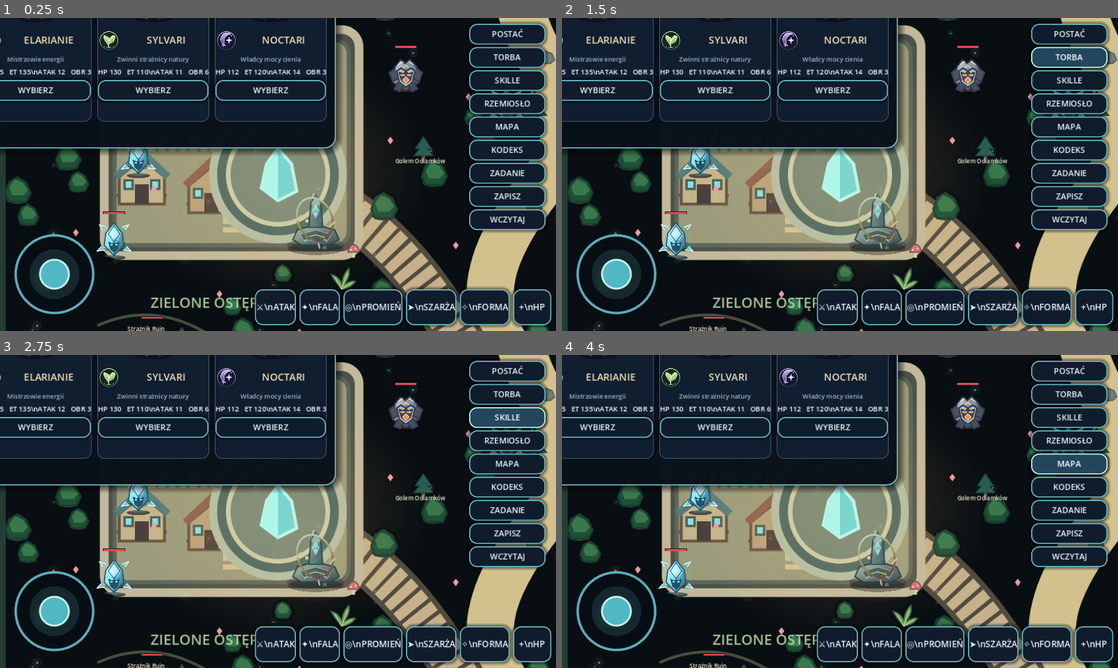
Above: before the commit, frames 1-4 (two rows, left to right).
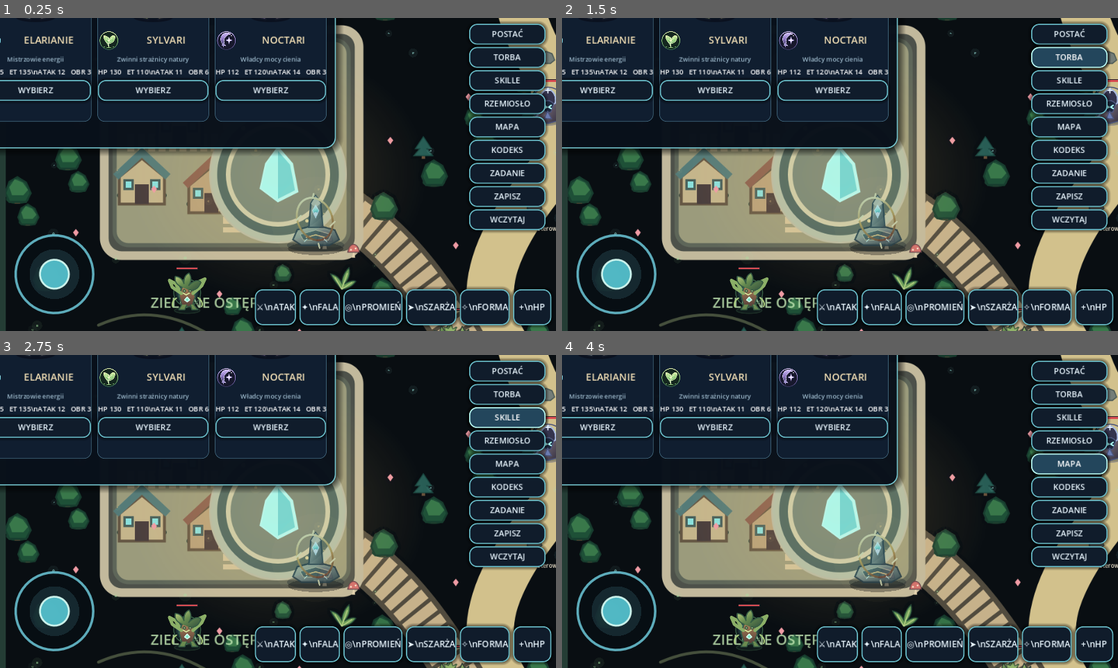
Above: after the commit, the same moments.

Repository: Kulpiak/Aetherion
Game: Godot game, scene res://scenes/main.tscn
Same seed, same stepped clock (60 frames per second), same inputs: the game is played once before the commit and once after it.
Inputs:
- Up to frame 1 (0.25 s): no input
- Up to frame 2 (1.5 s): click "POSTAĆ" at 0.5 s; click "TORBA" at 1.25 s
- Up to frame 3 (2.75 s): click "SKILLE" at 2 s
- Up to frame 4 (4 s): click "RZEMIOSŁO" at 2.75 s; click "MAPA" at 3.5 s

The runs differ from the first frame. In frame 1, 2.4% of the frame differs, in the area x 17-100%, y 8-100%; in frame 2, 2.4%; in frame 3, 2.4%; in frame 4, 2.4%.

Commit message:
Add regional creature encounters and original sprites

Diff:
--- a/scripts/game.gd
+++ b/scripts/game.gd
@@ -43,6 +43,7 @@
 const ETERIUM_GLYPH_ATLAS: Texture2D = preload("res://assets/aetherion_eterium_glyphs.svg")
 const WORLD_TEXTURE: Texture2D = preload("res://assets/aetherion_world.svg")
 const REGION_LANDMARK_ATLAS: Texture2D = preload("res://assets/aetherion_region_landmarks.svg")
+const REGION_CREATURE_ATLAS: Texture2D = preload("res://assets/aetherion_region_creatures.svg")
 const WORLD_SIZE := Vector2(1920, 1440)
 const START_POS := Vector2(480, 380)
 const RUINS_POS := Vector2(1600, 720)
@@ -53,9 +54,38 @@
  "Sylvari":{"hp":130,"ep":110,"atk":11,"def":6},
  "Noctari":{"hp":112,"ep":120,"atk":14,"def":3}
 }
-const ENEMY_NAMES := ["Dzik Eterowy","Strażnik Ruin","Pęknięty Łowca","Golem Odłamków"]
-const ENEMY_COLORS := [Color("#a96b48"),Color("#8c9b9e"),Color("#684f87"),Color("#777b83")]
 const REGION_NAMES := ["Kamienny Krąg","Zielone Ostępy","Korona Gór","Krypta Kryształów","Złote Pustkowia","Wschodnie Ruiny","Popielne Ziemie","Szlak Eterium"]
+const REGION_ENCOUNTERS := [
+ {"name":"Kamienny Krąg","bounds":Rect2(180.0,130.0,440.0,390.0),"creatures":[]},
+ {"name":"Zielone Ostępy","bounds":Rect2(0.0,510.0,880.0,450.0),"creatures":[
+  {"name":"Mchowy Kieł","type":0,"hp":46.0,"damage":8.0,"speed":54.0,"xp":22,"gold":6},
+  {"name":"Pnączowy Strażnik","type":1,"hp":70.0,"damage":10.0,"speed":38.0,"xp":28,"gold":8}
+ ]},
+ {"name":"Korona Gór","bounds":Rect2(1270.0,0.0,650.0,520.0),"creatures":[
+  {"name":"Szronowy Raptor","type":2,"hp":82.0,"damage":13.0,"speed":72.0,"xp":34,"gold":10},
+  {"name":"Burzowy Odłamek","type":3,"hp":94.0,"damage":15.0,"speed":42.0,"xp":40,"gold":12}
+ ]},
+ {"name":"Krypta Kryształów","bounds":Rect2(880.0,90.0,390.0,500.0),"creatures":[
+  {"name":"Kryształowy Pająk","type":4,"hp":78.0,"damage":14.0,"speed":62.0,"xp":38,"gold":11},
+  {"name":"Eterowy Skryba","type":5,"hp":88.0,"damage":16.0,"speed":48.0,"xp":44,"gold":13}
+ ]},
+ {"name":"Złote Pustkowia","bounds":Rect2(0.0,960.0,850.0,480.0),"creatures":[
+  {"name":"Piaskowy Szperacz","type":6,"hp":90.0,"damage":15.0,"speed":66.0,"xp":42,"gold":13},
+  {"name":"Strażnik Wydm","type":7,"hp":112.0,"damage":18.0,"speed":40.0,"xp":50,"gold":16}
+ ]},
+ {"name":"Wschodnie Ruiny","bounds":Rect2(1260.0,520.0,660.0,360.0),"creatures":[
+  {"name":"Pęknięty Legionista","type":8,"hp":104.0,"damage":17.0,"speed":48.0,"xp":48,"gold":15},
+  {"name":"Runiczny Tropiciel","type":9,"hp":98.0,"damage":19.0,"speed":64.0,"xp":54,"gold":17}
+ ]},
+ {"name":"Popielne Ziemie","bounds":Rect2(1280.0,880.0,640.0,560.0),"creatures":[
+  {"name":"Popielny Łupieżca","type":10,"hp":126.0,"damage":20.0,"speed":61.0,"xp":58,"gold":18},
+  {"name":"Żarowy Golem","type":11,"hp":158.0,"damage":23.0,"speed":36.0,"xp":68,"gold":22}
+ ]},
+ {"name":"Szlak Eterium","bounds":Rect2(850.0,600.0,410.0,840.0),"creatures":[
+  {"name":"Eterowy Widmowiec","type":12,"hp":142.0,"damage":22.0,"speed":70.0,"xp":66,"gold":21},
+  {"name":"Strażnik Szczeliny","type":13,"hp":180.0,"damage":26.0,"speed":42.0,"xp":80,"gold":26}
+ ]}
+]
 var race := "Varkari"
 var player_pos := START_POS
 var player_facing := Vector2.DOWN
@@ -141,9 +171,46 @@
  camera.make_current()
 
 func _spawn_enemies() -> void:
+ enemies.clear()
  for i in range(18):
-  var enemy_hp := 42.0 + float(i % 4) * 13.0
-  enemies.append({"name":ENEMY_NAMES[i%4],"pos":Vector2(rng.randf_range(90,1830),rng.randf_range(90,1350)),"hp":enemy_hp,"max_hp":enemy_hp,"damage":7.0+float(i%4)*2.0,"speed":42.0+float(i%4)*8.0,"alive":true,"type":i%4,"timer":0.0,"respawn":0.0,"attack_anim":0.0,"windup":0.0,"windup_total":0.52,"hit_flash":0.0,"walk_phase":0.0,"facing":Vector2.DOWN})
+  var region_index := 1 + (i % (REGION_ENCOUNTERS.size()-1))
+  var region_data: Dictionary = REGION_ENCOUNTERS[region_index]
+  var creatures: Array = region_data["creatures"]
+  if creatures.is_empty():
+   continue
+  var creature_index := int(i / (REGION_ENCOUNTERS.size()-1)) % creatures.size()
+  var creature: Dictionary = creatures[creature_index]
+  var bounds: Rect2 = region_data["bounds"]
+  var enemy_hp := float(creature["hp"])
+  enemies.append({
+   "name":str(creature["name"]),
+   "pos":_random_point_in_bounds(bounds),
+   "hp":enemy_hp,
+   "max_hp":enemy_hp,
+   "damage":float(creature["damage"]),
+   "speed":float(creature["speed"]),
+   "alive":true,
+   "type":int(creature["type"]),
+   "region":str(region_data["name"]),
+   "spawn_bounds":bounds,
+   "xp_reward":int(creature["xp"]),
+   "gold_reward":int(creature["gold"]),
+   "timer":0.0,
+   "respawn":0.0,
+   "attack_anim":0.0,
+   "windup":0.0,
+   "windup_total":0.52,
+   "hit_flash":0.0,
+   "walk_phase":0.0,
+   "facing":Vector2.DOWN
+  })
+
+func _random_point_in_bounds(bounds: Rect2, margin: float = 48.0) -> Vector2:
+ var safe_margin := minf(margin,minf(bounds.size.x,bounds.size.y)*0.25)
+ return Vector2(
+  rng.randf_range(bounds.position.x+safe_margin,bounds.position.x+bounds.size.x-safe_margin),
+  rng.randf_range(bounds.position.y+safe_margin,bounds.position.y+bounds.size.y-safe_margin)
+ )
 
 func _build_ui() -> void:
  ui = CanvasLayer.new()
@@ -435,7 +502,8 @@
    if enemy["respawn"] >= 18.0:
     enemy["alive"] = true
     enemy["hp"] = enemy["max_hp"]
-    enemy["pos"] = Vector2(rng.randf_range(90,1830),rng.randf_range(90,1350))
+    var spawn_bounds: Rect2 = enemy.get("spawn_bounds",Rect2(90.0,90.0,1740.0,1260.0))
+    enemy["pos"] = _random_point_in_bounds(spawn_bounds)
     enemy["timer"] = 0.0
     enemy["windup"] = 0.0
     enemy["windup_total"] = 0.52
@@ -561,20 +629,11 @@
   draw_circle(position,size,Color(tint.r,tint.g,tint.b,pulse*0.72))
 
 func _region_for_position(position: Vector2) -> String:
- if Rect2(180.0,130.0,440.0,390.0).has_point(position):
-  return "Kamienny Krąg"
- if Rect2(0.0,510.0,880.0,450.0).has_point(position):
-  return "Zielone Ostępy"
- if Rect2(1270.0,0.0,650.0,520.0).has_point(position):
-  return "Korona Gór"
- if Rect2(880.0,90.0,390.0,500.0).has_point(position):
-  return "Krypta Kryształów"
- if Rect2(0.0,960.0,850.0,480.0).has_point(position):
-  return "Złote Pustkowia"
- if Rect2(1260.0,520.0,660.0,360.0).has_point(position):
-  return "Wschodnie Ruiny"
- if Rect2(1280.0,880.0,640.0,560.0).has_point(position):
-  return "Popielne Ziemie"
+ for index in range(REGION_ENCOUNTERS.size()-1):
+  var region_data: Dictionary = REGION_ENCOUNTERS[index]
+  var bounds: Rect2 = region_data["bounds"]
+  if bounds.has_point(position):
+   return str(region_data["name"])
  return "Szlak Eterium"
 
 func _update_region(award_discovery: bool = true) -> void:
@@ -752,8 +811,10 @@
  var enemy := enemies[index]
  enemy["alive"] = false
  enemies[index] = enemy
- _grant_xp(20)
- gold += 5
+ var xp_reward := int(enemy.get("xp_reward",20))
+ var gold_reward := int(enemy.get("gold_reward",5))
+ _grant_xp(xp_reward)
+ gold += gold_reward
  kills += 1
  if rng.randf() < 0.35:
   loot_drops.append({"item":"Skóra bestii","pos":enemy["pos"]+Vector2(rng.randf_range(-16,16),rng.randf_range(-16,16)),"life":60.0})
@@ -766,7 +827,7 @@
   _grant_xp(300)
   _say("STRAŻNIK RDZENIA POKONANY! +250 złota, +300 XP.")
  else:
-  _say("Pokonano %s! +20 XP, +5 złota." % enemy["name"])
+  _say("Pokonano %s! +%d XP, +%d złota." % [enemy["name"],xp_reward,gold_reward])
  if quest == 5 and bool(enemy.get("is_boss",false)):
   quest = 6
  if quest == 1 and kills >= 5:
@@ -918,7 +979,7 @@
    discovered_text += ("✓ " if discovered_regions.has(region_name) else "· ") + region_name + "   "
   body.text = "%s\\nAktualny region: %s\\nOdkryte regiony: %d/%d\\n%s\\nPozycja: %d, %d" % [objective_text,current_region,discovered_regions.size(),REGION_NAMES.size(),discovered_text,int(player_pos.x),int(player_pos.y)]
  elif panel_name == "Kodeks":
-  body.text = "AETHERION — KRONIKI ETERIUM\\n\\nPIĘĆ RODÓW\\ …(178 unchanged characters)… i — badacze mocy ukrytej w cieniu.\\n\\nKRAINA\\nKamienny Krąg jest bezpiecznym schronieniem wędrowców. Zielone Ostępy skrywają pradawne ścieżki, Korona Gór strzeże źródeł Eterium, a Kryształowa Krypta pulsuje nieznaną energią. Złote Pustkowia i Popielne Ziemie kryją ślady dawnych katastrof. Wschodnie Ruiny pozostają zamknięte dla tych, którzy nie poznali ich sekretu.\\n\\nETERIUM\\nEterium jest pierwotną  …(142 unchanged characters)…
+  body.text = "AETHERION — KRONIKI ETERIUM\\n\\nPIĘĆ RODÓW\\ …(178 unchanged characters)… i — badacze mocy ukrytej w cieniu.\\n\\nFAUNA REGIONÓW\\nZielone Ostępy: Mchowy Kieł, Pnączowy Strażnik.\\nKorona Gór: Szronowy Raptor, Burzowy Odłamek.\\nKrypta Kryształów: Kryształowy Pająk, Eterowy Skryba.\\nZłote Pustkowia: Piaskowy Szperacz, Strażnik Wydm.\\nWschodnie Ruiny: Pęknięty Legionista, Runiczny Tropiciel.\\nPopielne Ziemie: Popielny Łupieżca, Żarowy Golem.\\nSzlak Eterium: Eterowy Widmowiec, Strażnik Szczeliny.\\n\\nETERIUM\\nEterium jest pierwotną  …(142 unchanged characters)…
  else:
   body.text = "Technika Eterium: koszt 20, fala obszarowa, cooldown 4 s.\\nPromień Eterium: koszt 28, zasięg 285, potrójne obrażenia, cooldown 6 s.\\nSzarża: koszt 16, zasięg 310, cooldown 5 s.\\nPrzebudzenie Rdzenia: 16 s."
  box.add_child(body)
@@ -1308,7 +1369,10 @@
    var shock_radius := 42.0 + attack_progress*54.0
    draw_arc(p,shock_radius,0.0,TAU,40,Color(1.0,0.42,0.28,1.0-attack_progress),5.0,true)
  var sprite_rect := Rect2(p.x-sprite_size*0.5+lunge.x,p.y-sprite_size*0.55+bob+lunge.y,sprite_size,sprite_size)
- draw_texture_rect_region(SPRITE_ATLAS,sprite_rect,Rect2((5+kind)*128,frame*128,128,128),body_color,false)
+ if is_boss:
+  draw_texture_rect_region(SPRITE_ATLAS,sprite_rect,Rect2((5+kind)*128,frame*128,128,128),body_color,false)
+ else:
+  draw_texture_rect_region(REGION_CREATURE_ATLAS,sprite_rect,Rect2(kind*128,0,128,128),body_color,false)
  if float(enemy.get("hit_flash",0.0)) > 0.0:
   var hit_phase := float(enemy.get("hit_flash",0.0)) / 0.22
   for spark_index in range(6):
